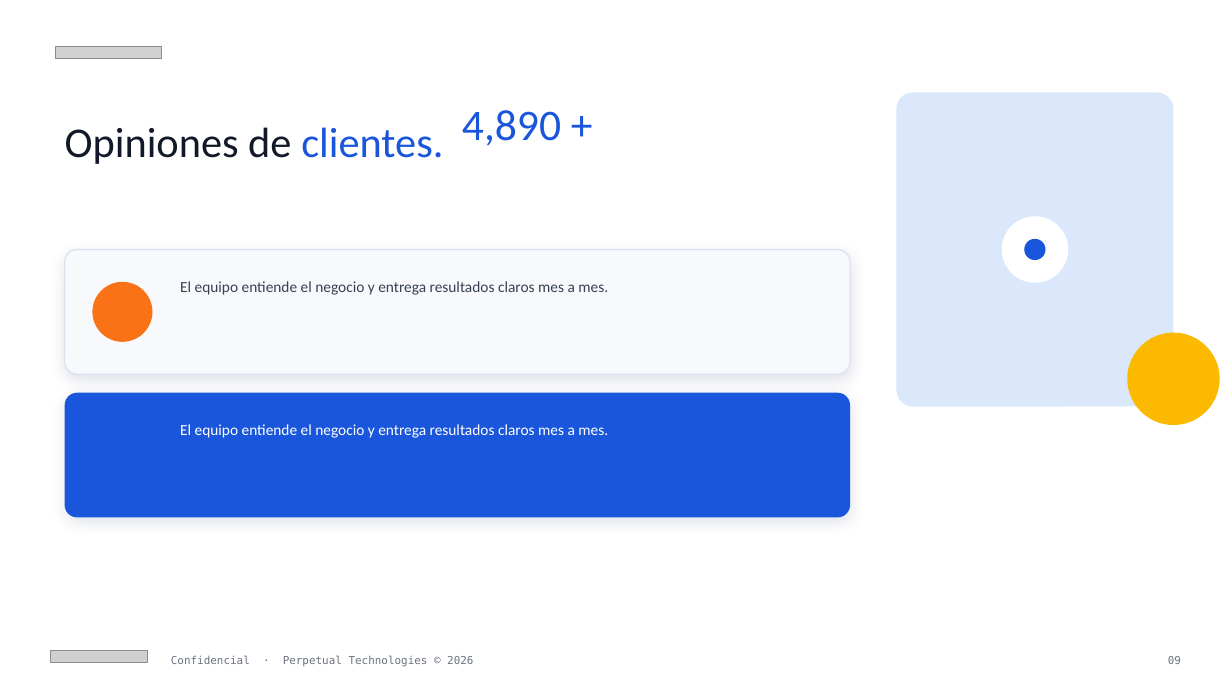
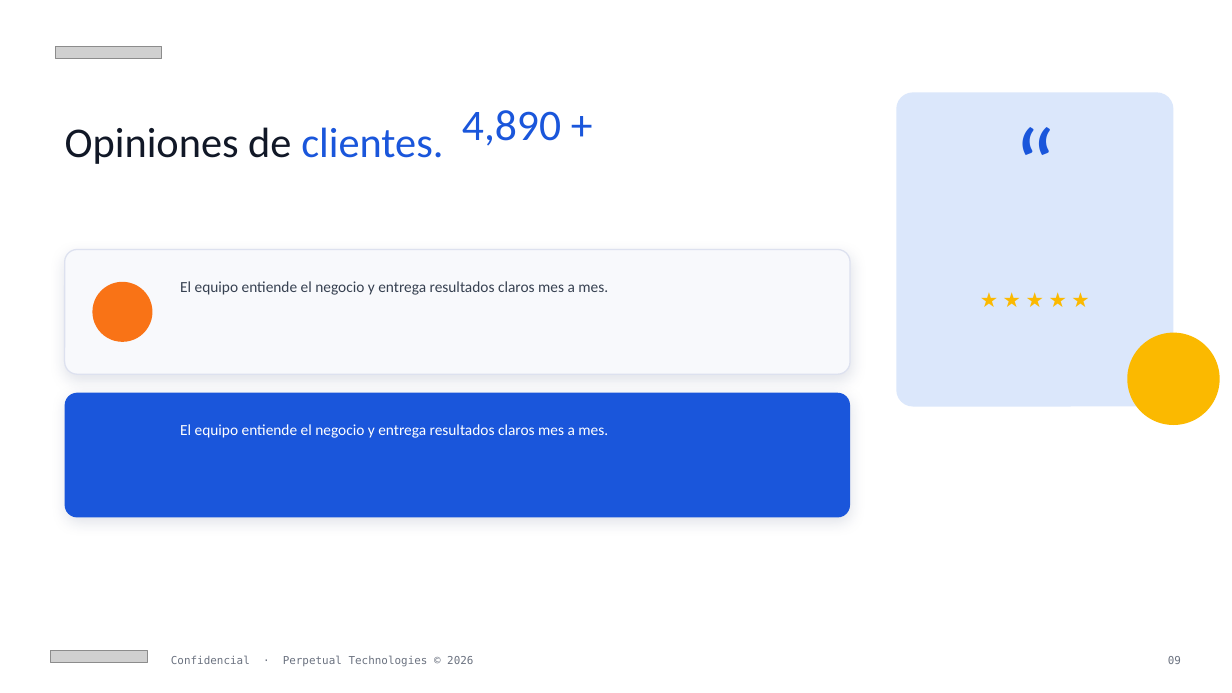
Before and after one commit to hector-perpetual/perpetual-design-system-4, a slide deck: slide 9 of dist/perpetual-marketing-template.pptx. Drawn at 1232x693 pixels with LibreOffice and Linux fonts; fonts in the diff are those of the drawing; grey boxes stand for pictures. Boxes give left, top, right and bottom in pixels: in the first picture for what was removed or moved away, otherwise in the second. Text is boxed around its words. In the diff, an @@ line names an element or a change of style, - is before the commit and + after.

```diff
--- a/dist/perpetual-marketing-template.pptx
+++ b/dist/perpetual-marketing-template.pptx
@@ text added at <box>897,99,1174,256</box>, 80 pt, text #1A56DB @@
+“
@@ ellipse removed at <box>1002,216,1068,283</box> @@
@@ ellipse removed at <box>1024,238,1045,260</box> @@
@@ text added at <box>897,287,1174,350</box>, 16 pt, text #FBB900 @@
+★ ★ ★ ★ ★
```
Also in this commit, not shown: 4 other slides changed, 3 other files.
